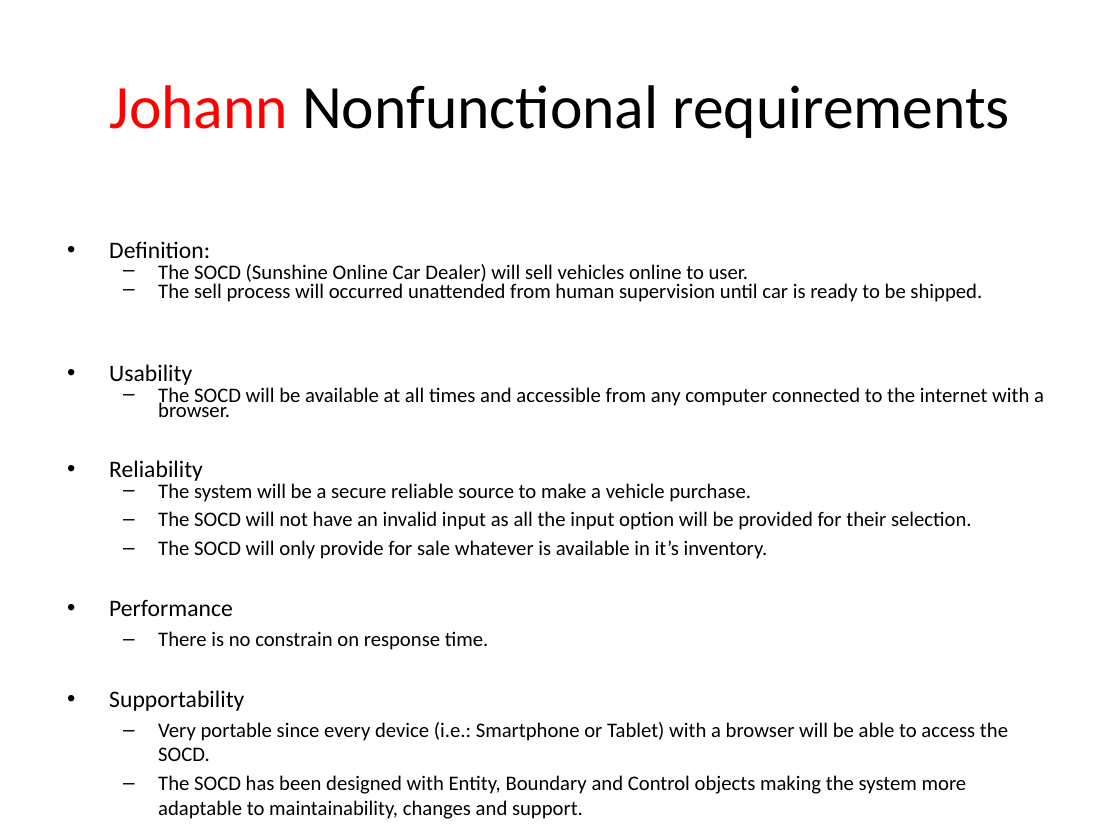
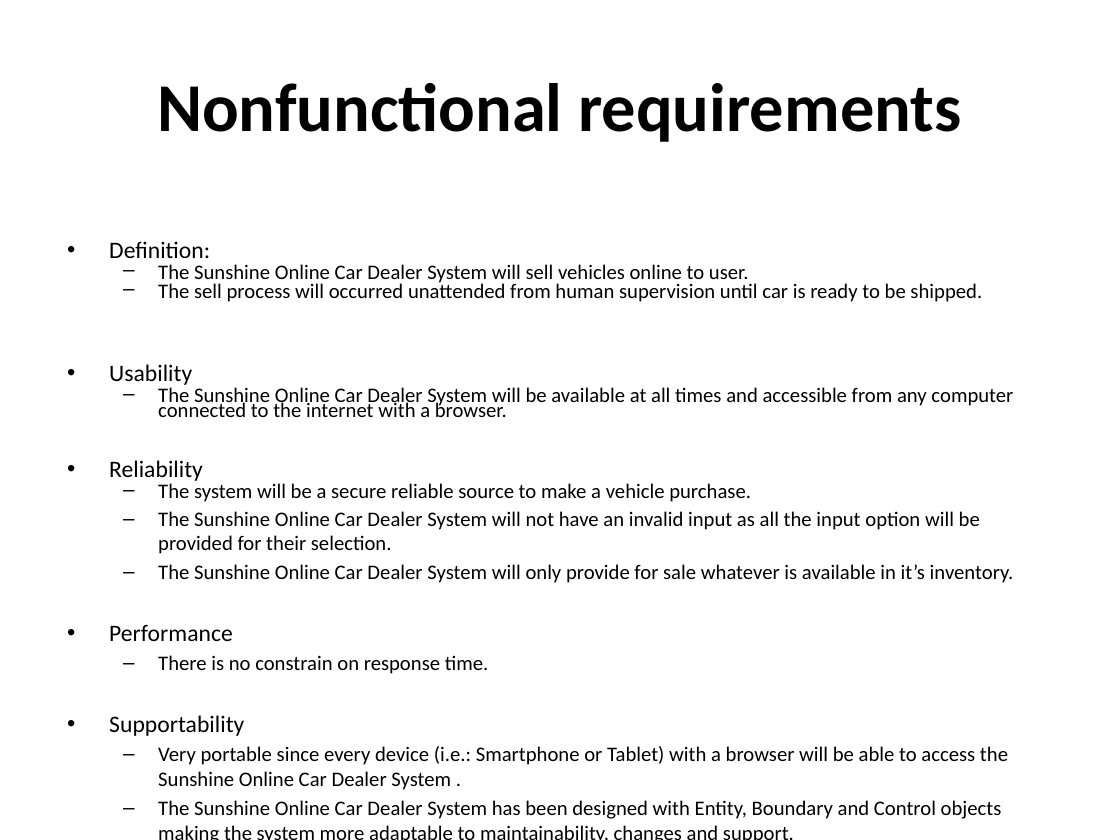
Before and after one commit to cen4010-onlinecardealer/docs, a slide deck: slide 3 of Online+Car+Dealer+System.pptx. Drawn at 1120x840 pixels with LibreOffice and Linux fonts; fonts in the diff are those of the drawing. Boxes give left, top, right and bottom in pixels: in the first picture for what was removed or moved away, otherwise in the second. Text is boxed around its words. In the diff, an @@ line names an element or a change of style, - is before the commit and + after.

```diff
--- a/Online+Car+Dealer+System.pptx
+++ b/Online+Car+Dealer+System.pptx
@@ title at bbox=[157, 83, 961, 142]: text changed; size 39.6 to 44 pt; bold on @@
-Johann Nonfunctional requirements
+Nonfunctional requirements
@@ text at bbox=[158, 264, 749, 284]: text changed @@
-  – The SOCD (Sunshine Online Car Dealer) will sell vehicles online to user.
+  – The Sunshine Online Car Dealer System will sell vehicles online to user.
@@ text at bbox=[158, 387, 1013, 417]: text changed @@
-  – The SOCD will be available at all times and accessible from any computer connected to the internet with a browser.
+  – The Sunshine Online Car Dealer System will be available at all times and accessible from any computer connected to the internet with a browser.
@@ text at bbox=[158, 511, 1014, 583]: text changed @@
-  – The SOCD will not have an invalid input as all the input option will be provided for their selection.
-  – The SOCD will only provide for sale whatever is available in it’s inventory.
+  – The Sunshine Online Car Dealer System will not have an invalid input as all the input option will be provided for their selection.
+  – The Sunshine Online Car Dealer System will only provide for sale whatever is available in it’s inventory.
@@ text at bbox=[158, 746, 1008, 815]: text changed @@
-  – Very portable since every device (i.e.: Smartphone or Tablet) with a browser will be able to access the SOCD.
-  – The SOCD has been designed with Entity, Boundary and Control objects making the system more adaptable to maintainability, changes and support.
+  – Very portable since every device (i.e.: Smartphone or Tablet) with a browser will be able to access the Sunshine Online Car Dealer System .
+  – The Sunshine Online Car Dealer System has been designed with Entity, Boundary and Control objects making the system more adaptable to maintainability, changes and support.
```
Also in this commit, not shown: 16 other slides changed.
